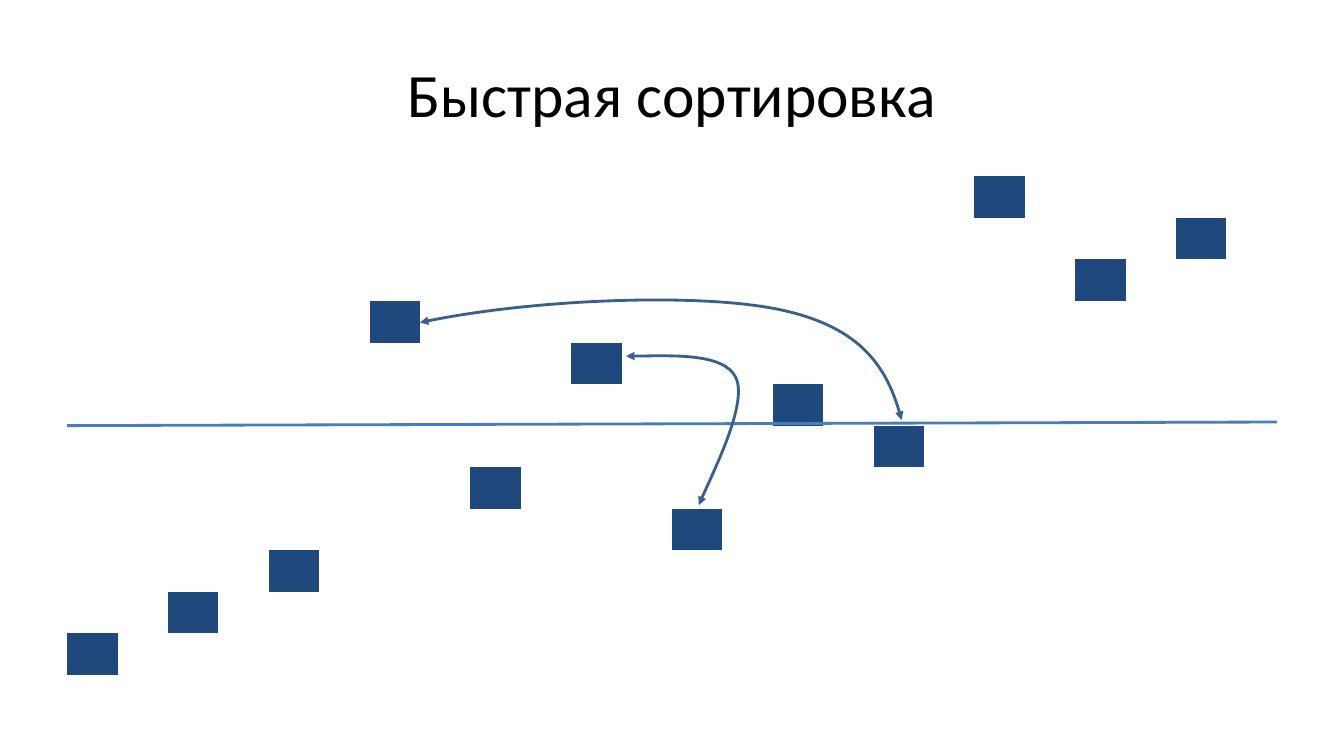
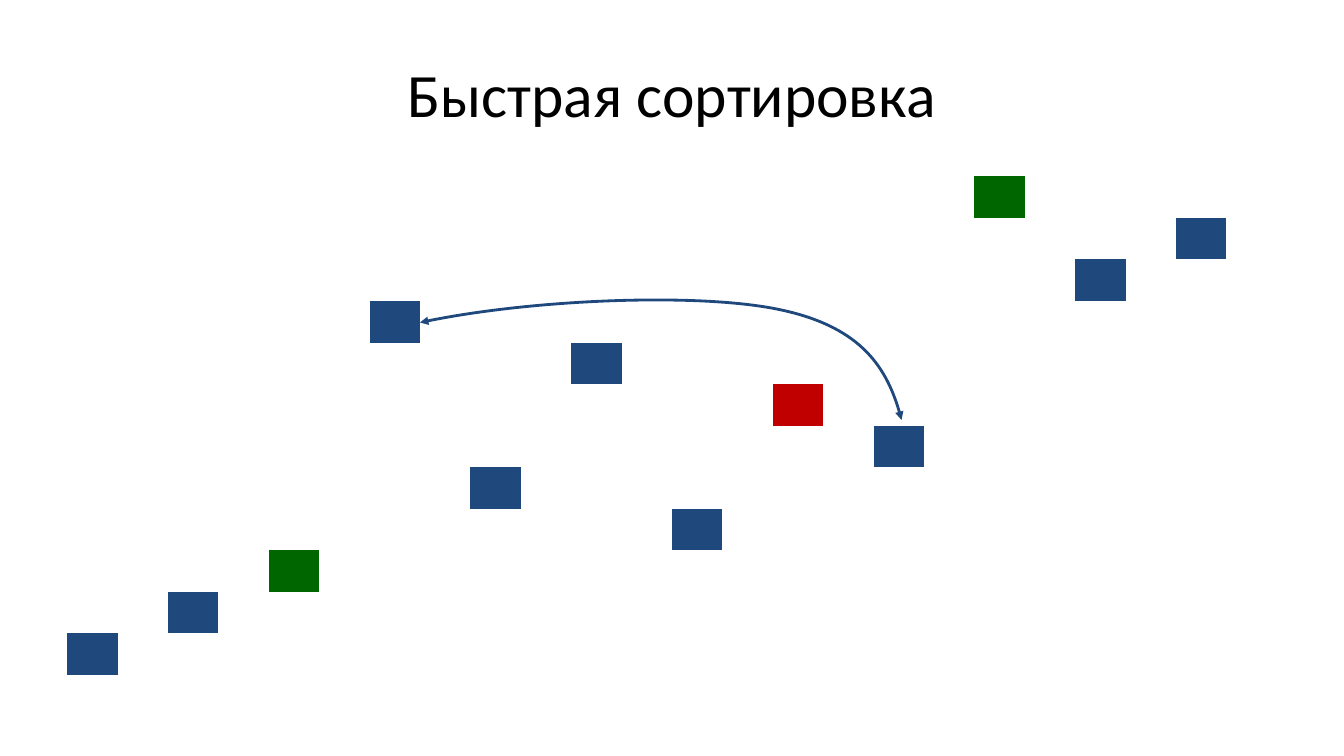
Before and after one commit to Evgueni-Petrov-aka-espetrov/Algorithms-and-Programming-in-C-pptx, a slide deck: slide 87 of 13 Сортировка.pptx. Drawn at 1344x756 pixels with LibreOffice and Linux fonts; fonts in the diff are those of the drawing. Boxes give left, top, right and bottom in pixels: in the first picture for what was removed or moved away, otherwise in the second. Text is boxed around its words. In the diff, an @@ line names an element or a change of style, - is before the commit and + after.

```diff
--- a/13 Сортировка.pptx
+++ b/13 Сортировка.pptx
@@ table at (x1=68, y1=176, x2=1277, y2=676) @@
@@ fill #1F497D to #006600 in 2 cells @@
@@ fill #1F497D to #C00000 in row 6, column 15 @@
@@ freeform shape at (x1=420, y1=300, x2=902, y2=420): outline #3A5F8C 2 pt to #1F497D 2 pt @@
@@ freeform shape removed at (x1=626, y1=356, x2=738, y2=505) @@
@@ line removed from (68, 425) to (1277, 422) @@
```
Also in this commit, not shown: 8 other slides changed, 1 slide added.
